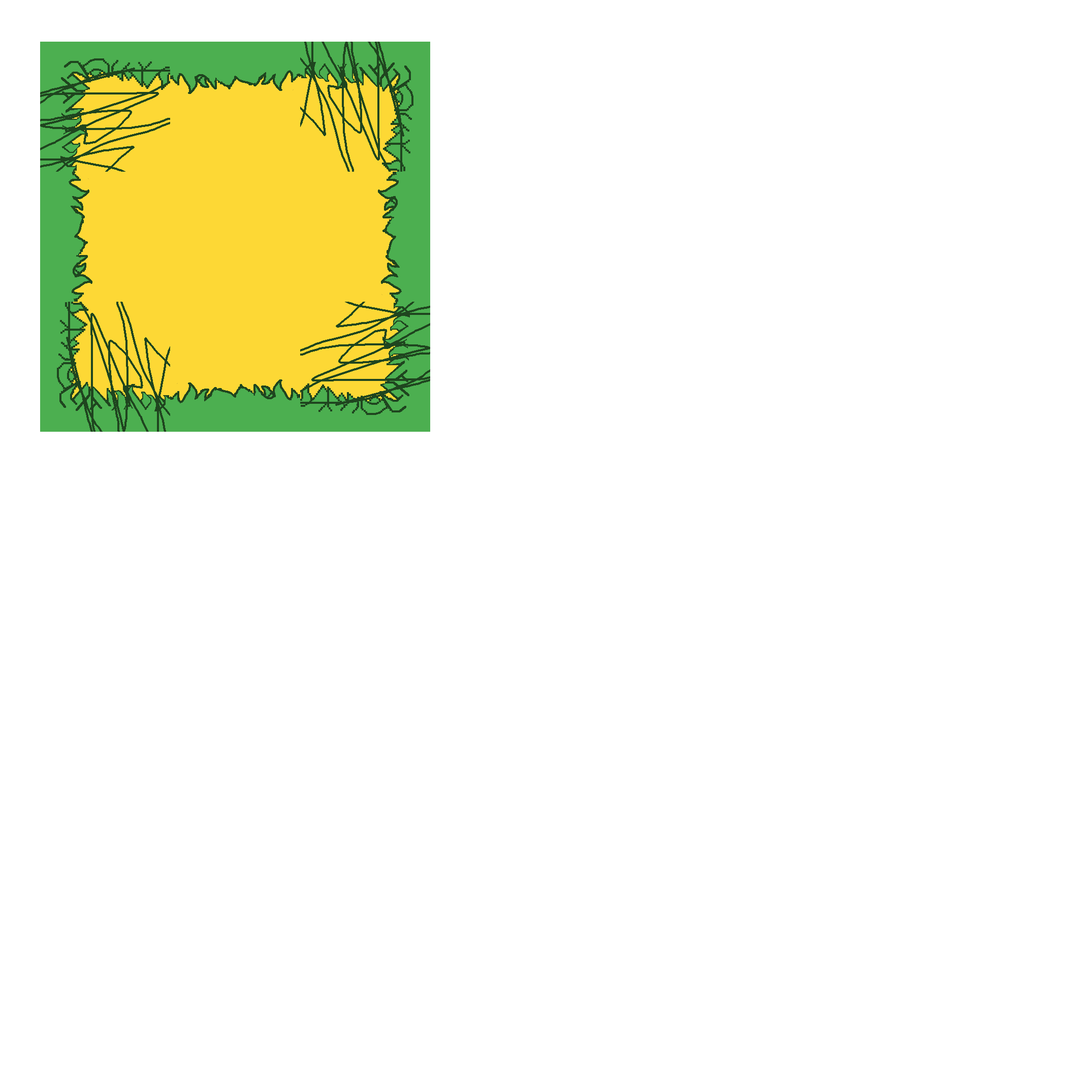
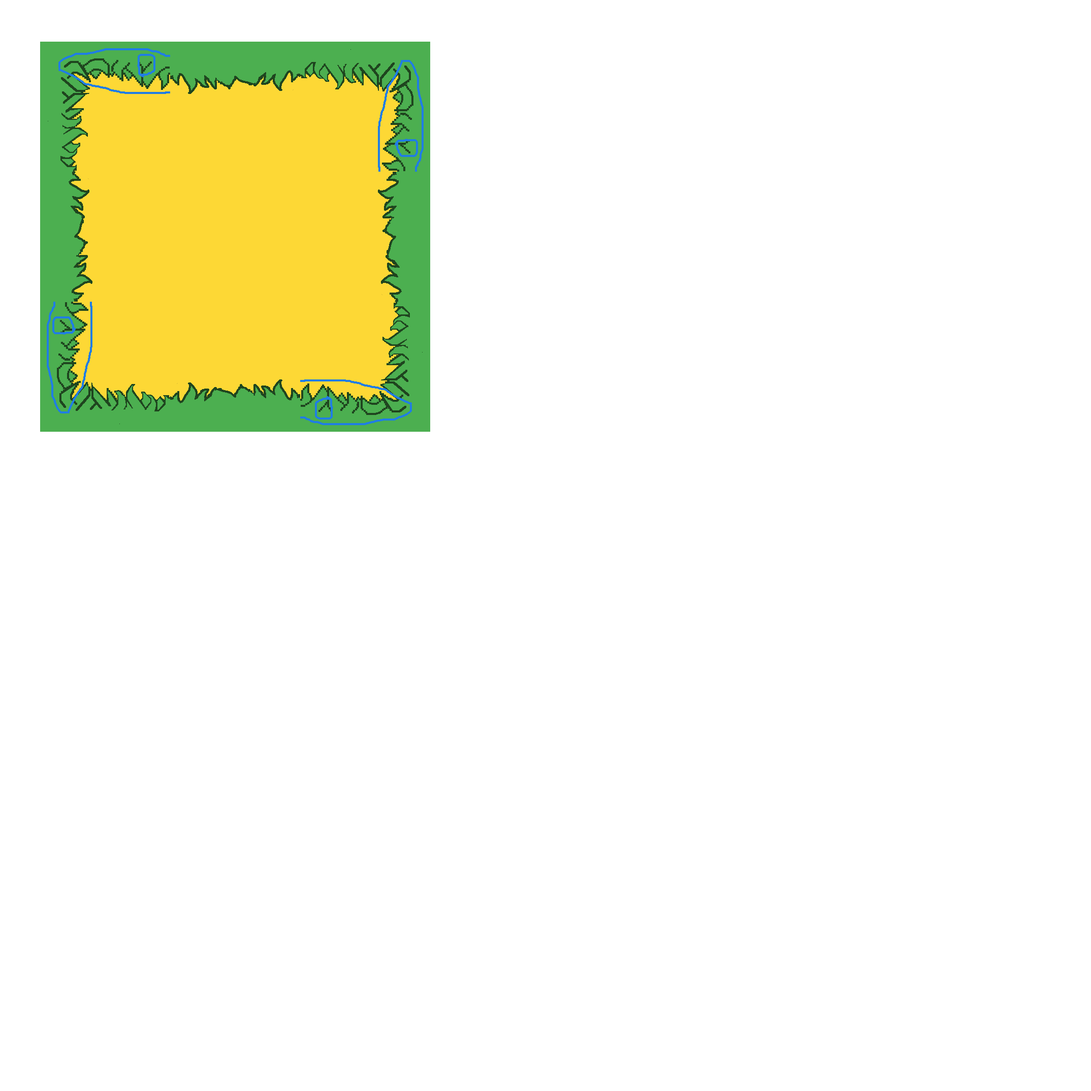
Before/after of a 1091x1091 layered artwork. What changed in the layer stack:
painted on "GrassOutSide copia 3" over (72, 267, 80, 278)
painted on "GrassOutSide copia 2" over (266, 392, 276, 400)
painted on "GrassOutSide copia" over (391, 196, 398, 206)
painted on "GrassOutSide" (2nd of 2, in "GrassOutSide") over (194, 74, 205, 81)
painted on "GrassOutCorner copia 2" over (40, 48, 171, 172)
painted on "GrassOutCorner copia" over (300, 301, 431, 426)
painted on "GrassOutCorner copia 3" over (300, 41, 424, 172)
painted on "GrassOutCorner" (2nd of 2, in "GrassOutCorner") over (46, 301, 171, 432)
